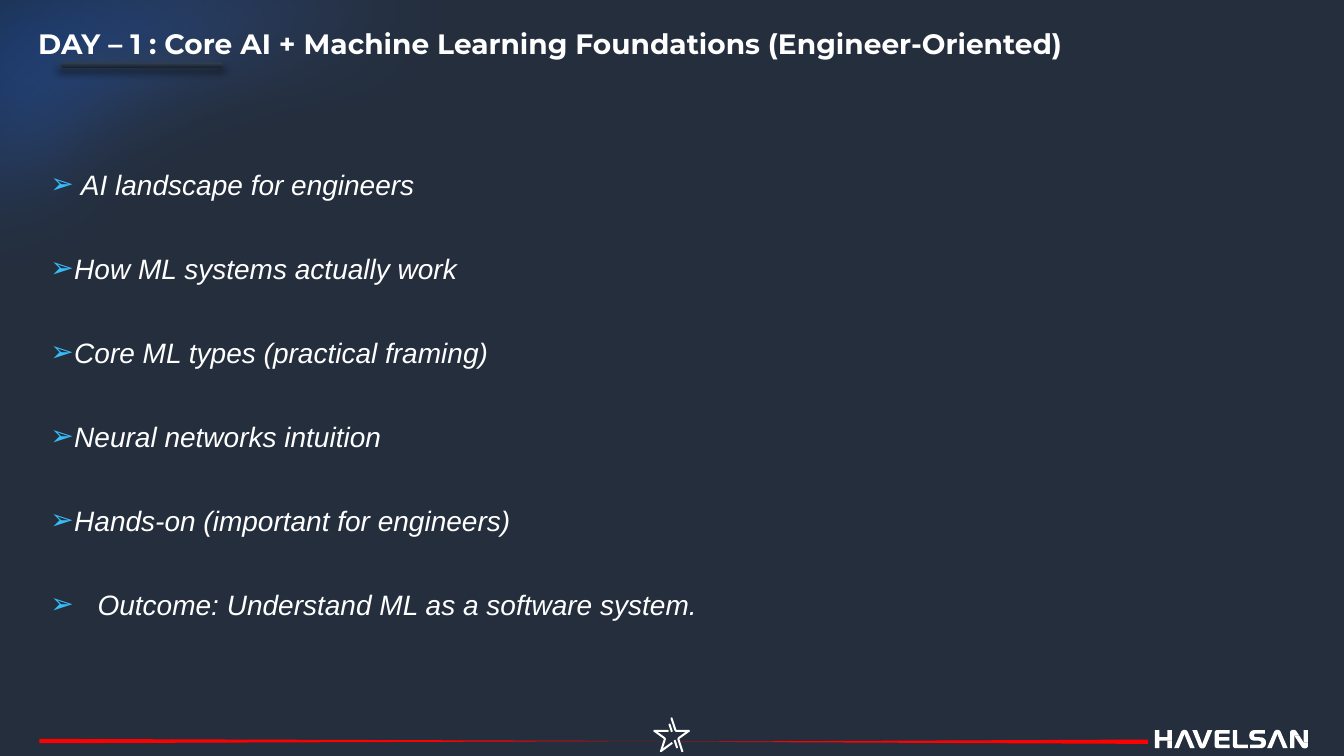
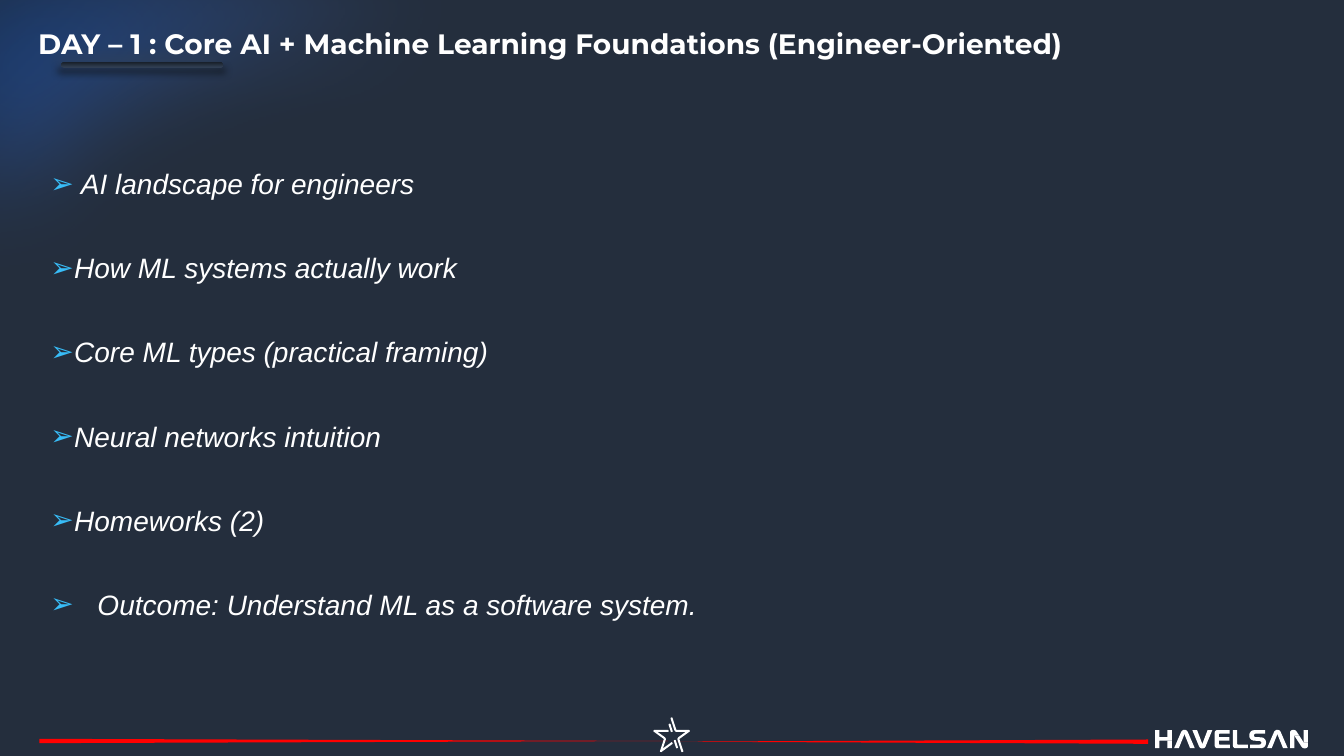
Before and after one commit to havelsan/YZ_EGITIM, a slide deck: slide 2 of presentations/00.syllabus.pptx. Drawn at 1344x756 pixels with LibreOffice and Linux fonts; fonts in the diff are those of the drawing. Boxes give left, top, right and bottom in pixels: in the first picture for what was removed or moved away, otherwise in the second. Text is boxed around its words. In the diff, an @@ line names an element or a change of style, - is before the commit and + after.

```diff
--- a/presentations/00.syllabus.pptx
+++ b/presentations/00.syllabus.pptx
@@ freeform shape at (x1=0, y1=0, x2=1149, y2=588): outline redrawn @@
@@ text at (x1=74, y1=510, x2=264, y2=536): text changed @@
-➢ Hands-on (important for engineers)
+➢ Homeworks (2)
@@ freeform shape at (x1=653, y1=718, x2=690, y2=753): outline redrawn @@
```
Also in this commit, not shown: 4 other slides changed, 23 other files.
